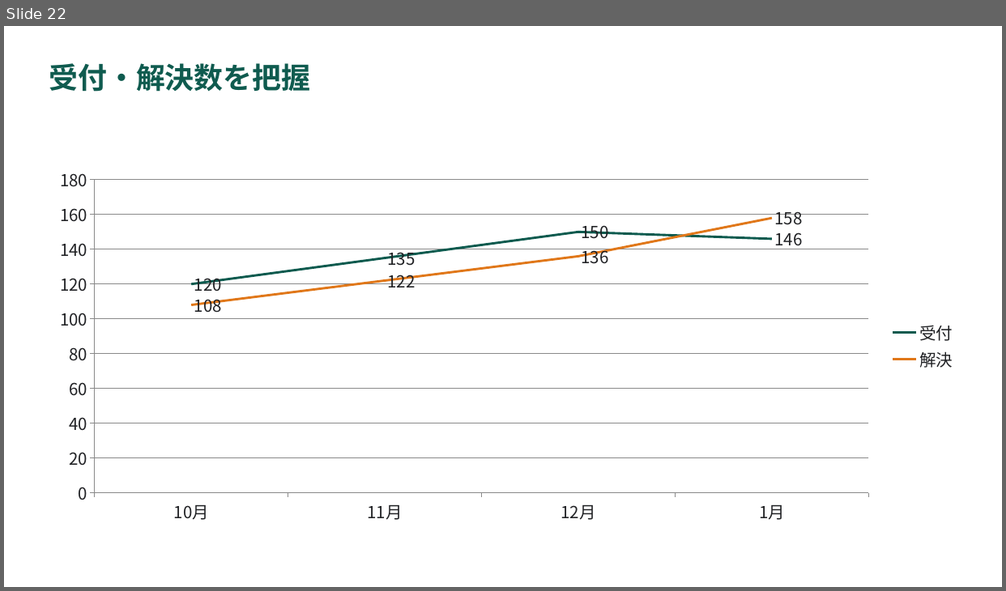
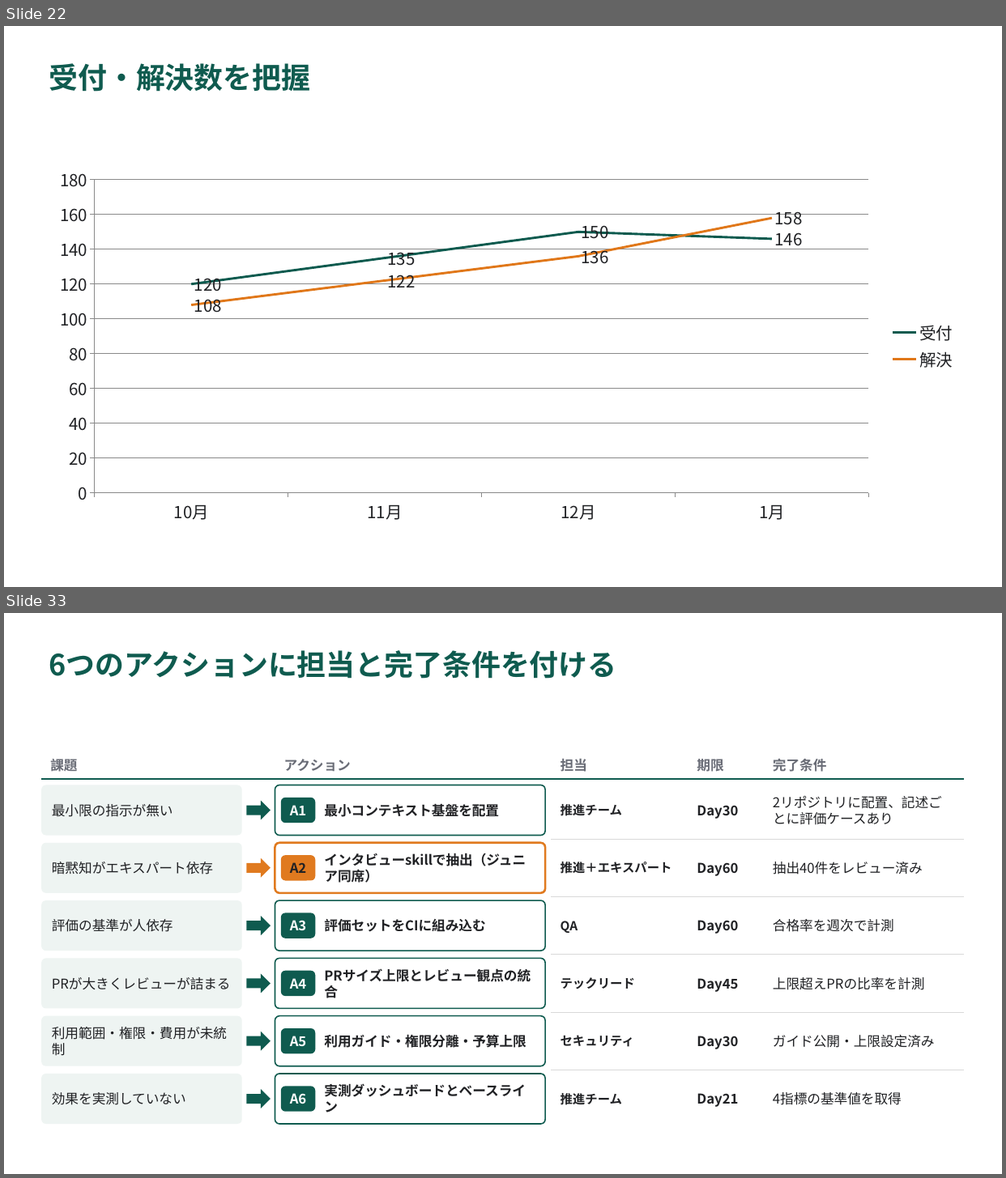
Before and after one commit to YHirano7/Artifacts, a slide deck: skills/pptx-deck/examples/component-gallery/component-gallery.pptx. Shown one above the other, each under a label of ours: slide 22 before the commit, slides 22 and 33 after it; the slides between them are not shown. The pictures are 1006x591 and 1006x1178 pixels, drawn with LibreOffice and Linux fonts; fonts in the diff are those of the drawing. Boxes give left, top, right and bottom in pixels: in the first picture for what was removed or moved away, otherwise in the second. Text is boxed around its words. In the diff, an @@ line names an element or a change of style, - is before the commit and + after.

```diff
--- a/skills/pptx-deck/examples/component-gallery/component-gallery.pptx
+++ b/skills/pptx-deck/examples/component-gallery/component-gallery.pptx
@@ slide 33 added at (x1=4, y1=613, x2=1002, y2=1174), background #FFFFFF @@
@@ title added at (x1=49, y1=650, x2=616, y2=679), 28 pt, text #0F5B4F, bold @@
+6つのアクションに担当と完了条件を付ける
@@ text added at (x1=50, y1=756, x2=77, y2=774), 13 pt, text #696C76, bold @@
+課題
@@ line added from (41, 779) to (965, 779), #0F5B4F 1.5 pt @@
@@ text added at (x1=284, y1=759, x2=351, y2=771), 13 pt, text #696C76, bold @@
+アクション
@@ text added at (x1=560, y1=759, x2=587, y2=772), 13 pt, text #696C76, bold @@
+担当
@@ text added at (x1=697, y1=759, x2=723, y2=771), 13 pt, text #696C76, bold @@
+期限
@@ text added at (x1=773, y1=759, x2=827, y2=772), 13 pt, text #696C76, bold @@
+完了条件
@@ group added at (x1=41, y1=786, x2=942, y2=835): 4 texts, 3 rounded rectangles, 1 right arrow @@
+最小限の指示が無い
+A1
+最小コンテキスト基盤を配置
+推進チーム
+Day30
+2リポジトリに配置、記述ごとに評価ケースあり
@@ line added from (552, 839) to (965, 839), #D9D9D9 0.75 pt @@
@@ group added at (x1=41, y1=843, x2=923, y2=893): 4 texts, 3 rounded rectangles, 1 right arrow @@
+暗黙知がエキスパート依存
+A2
+インタビューskillで抽出（ジュニア同席）
+推進＋エキスパート
+Day60
+抽出40件をレビュー済み
@@ line added from (552, 897) to (965, 897), #D9D9D9 0.75 pt @@
@@ group added at (x1=41, y1=901, x2=894, y2=951): 4 texts, 3 rounded rectangles, 1 right arrow @@
+評価の基準が人依存
+A3
+評価セットをCIに組み込む
+QA
+Day60
+合格率を週次で計測
@@ line added from (552, 955) to (965, 955), #D9D9D9 0.75 pt @@
@@ group added at (x1=41, y1=959, x2=925, y2=1009): 4 texts, 3 rounded rectangles, 1 right arrow @@
+PRが大きくレビューが詰まる
+A4
+PRサイズ上限とレビュー観点の統合
+テックリード
+Day45
+上限超えPRの比率を計測
@@ line added from (552, 1013) to (965, 1013), #D9D9D9 0.75 pt @@
@@ group added at (x1=41, y1=1016, x2=935, y2=1067): 4 texts, 3 rounded rectangles, 1 right arrow @@
+利用範囲・権限・費用が未統制
+A5
+利用ガイド・権限分離・予算上限
+セキュリティ
+Day30
+ガイド公開・上限設定済み
@@ line added from (552, 1071) to (965, 1071), #D9D9D9 0.75 pt @@
@@ group added at (x1=41, y1=1074, x2=901, y2=1124): 4 texts, 3 rounded rectangles, 1 right arrow @@
+効果を実測していない
+A6
+実測ダッシュボードとベースライン
+推進チーム
+Day21
+4指標の基準値を取得
```
Also in this commit, not shown: 10 other slides added, 26 other files.
